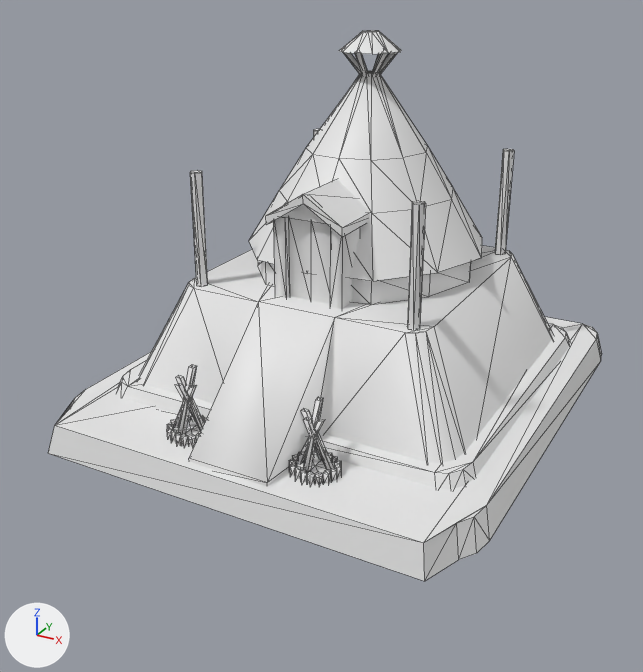
Renders of the COLLADA model art/meshes/structural/swcreek/pyramid.dae from each side of a commit.
Rendered twice from a 50 mm camera at (20.2, -40.4, 21.7) aimed at (-0.5, -2.9, 2.9). The lights are fixed; the arrows at lower left show +X, +Y and +Z. The older version comes first. Mesh edges are drawn as thin lines. Where no turn or scale is listed for an object, it has been applied to the vertices.

The older version as bpy lines, for what is in view:
```python
me_esfera_292 = bpy.data.meshes.new('Esfera.292')
me_esfera_292.from_pydata(...)  # 704 vertices, 1034 faces; spans x -11.5..11.4, y -13.5..12.6, z -1.4..17.8
me_esfera_292.materials.append(mat_textura_swift_creek_002)  # its picture is missing
# before: 65 (-0.1, -5.1, 7.1) at pixel (307, 273), 95 (-1.1, -5.1, 9.9), 96 (0.1, -5.1, 9.9), 97 (-1.1, -5.1, 5.7), 98 (0.1, -5.1, 5.7)
# before: 99 (1.3, -5.1, 9.9), 100 (1.3, -5.1, 5.7), 167 (-1.5, -4.0, 7.1), 168 (-0.1, -4.1, 7.1), 169 (-1.5, -4.0, 5.8)
# before: 170 (-0.1, -4.1, 5.8), 171 (1.4, -4.0, 7.1), 172 (1.4, -4.0, 5.8)
# before: 672 (-10.1, -13.5, -1.4) at pixel (48, 453), 673 (-11.5, -9.8, -1.4), 674 (-10.8, -11.6, -1.4), 675 (-11.3, -10.8, -1.4), 676 (-11.5, 10.5, -1.4)
# before: 677 (-10.1, 12.6, -1.4), 678 (-11.3, 11.6, -1.4), 679 (-10.8, 12.3, -1.4), 684 (11.4, -9.8, -1.4) at pixel (489, 540), 685 (10.0, -13.5, -1.4) at pixel (424, 581)
# before: 686 (11.2, -10.8, -1.4) at pixel (476, 553), 687 (10.7, -11.6, -1.4) at pixel (458, 559), 700 (10.0, 12.6, -1.4), 701 (11.4, 10.5, -1.4) at pixel (600, 361), 702 (10.7, 12.3, -1.4)
# before: 703 (11.2, 11.6, -1.4) at pixel (601, 354)
ob_pyramid = bpy.data.objects.new('pyramid', me_esfera_292)
ob_pyramid.location = (0.0, 0.0, 0.0)
```
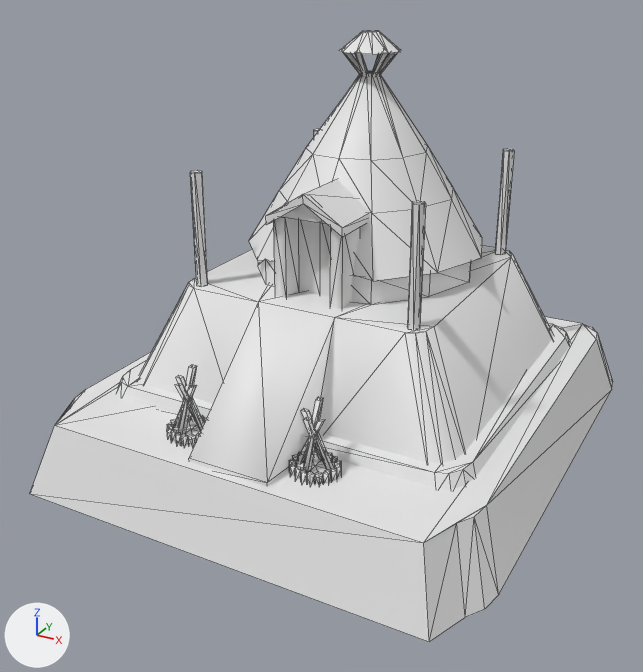
What differs and where, as boxes (x1, y1, x2, y2) in the pictures (643 x 672 px; the box of a moved part takes in the faces that stretch with it):
'pyramid', reshaped (11% taller): before (48, 30, 601, 581); after (30, 30, 612, 642)
part 1 of me_esfera_292, cut back: before (257, 201, 373, 304); after (257, 201, 373, 298)
part 2 of me_esfera_292, moved or reshaped: before (48, 333, 601, 581); after (30, 333, 612, 642)

The change, as a diff of the scene's bpy script:
```diff
--- a/art/meshes/structural/swcreek/pyramid.dae.py
+++ b/art/meshes/structural/swcreek/pyramid.dae.py
@@ me_esfera_292 @@
 # used by ob_pyramid; location = (0.0, 0.0, 0.0)
 # verts and faces of me_esfera_292; kept vertices keep their numbers, new ones are numbered from 704
-me_esfera_292.from_pydata(...)  # 704 vertices, 1034 faces; spans x -11.5..11.4, y -13.5..12.6, z -1.4..17.8
+me_esfera_292.from_pydata(...)  # 702 vertices, 1030 faces; spans x -12.3..12.2, y -14.4..13.5, z -3.5..17.8
+# me_esfera_292 part 1
+delete_vertices([168, 170])  # with the faces that use them
+for i in [*range(95, 101)]: verts[i] += (0.0, 0.9, 0.0)
+verts[65] = (-0.1, -3.7, 7.1)  # moved
+# me_esfera_292 part 2
+verts[672] = (-10.8, -14.4, -3.5)  # moved, pixel (29, 493)
+verts[673] = (-12.3, -10.4, -3.5)  # moved
+verts[674] = (-11.5, -12.4, -3.5)  # moved
+verts[675] = (-12.1, -11.6, -3.5)  # moved
+verts[676] = (-12.3, 11.2, -3.5)  # moved
+verts[678] = (-12.1, 12.3, -3.5)  # moved
+verts[677] = (-10.8, 13.5, -3.5)  # moved
+verts[679] = (-11.5, 13.2, -3.5)  # moved
+verts[684] = (12.2, -10.4, -3.5)  # moved, pixel (498, 594)
+verts[685] = (10.7, -14.4, -3.5)  # moved, pixel (429, 641)
+verts[686] = (12.0, -11.6, -3.5)  # moved, pixel (484, 609)
+verts[687] = (11.4, -12.4, -3.5)  # moved, pixel (465, 617)
+verts[700] = (10.7, 13.5, -3.5)  # moved
+verts[702] = (11.4, 13.2, -3.5)  # moved
+verts[701] = (12.2, 11.2, -3.5)  # moved, pixel (611, 389)
+verts[703] = (12.0, 12.3, -3.5)  # moved, pixel (612, 381)
 me_esfera_292.materials.append(mat_textura_swift_creek_002)
```
